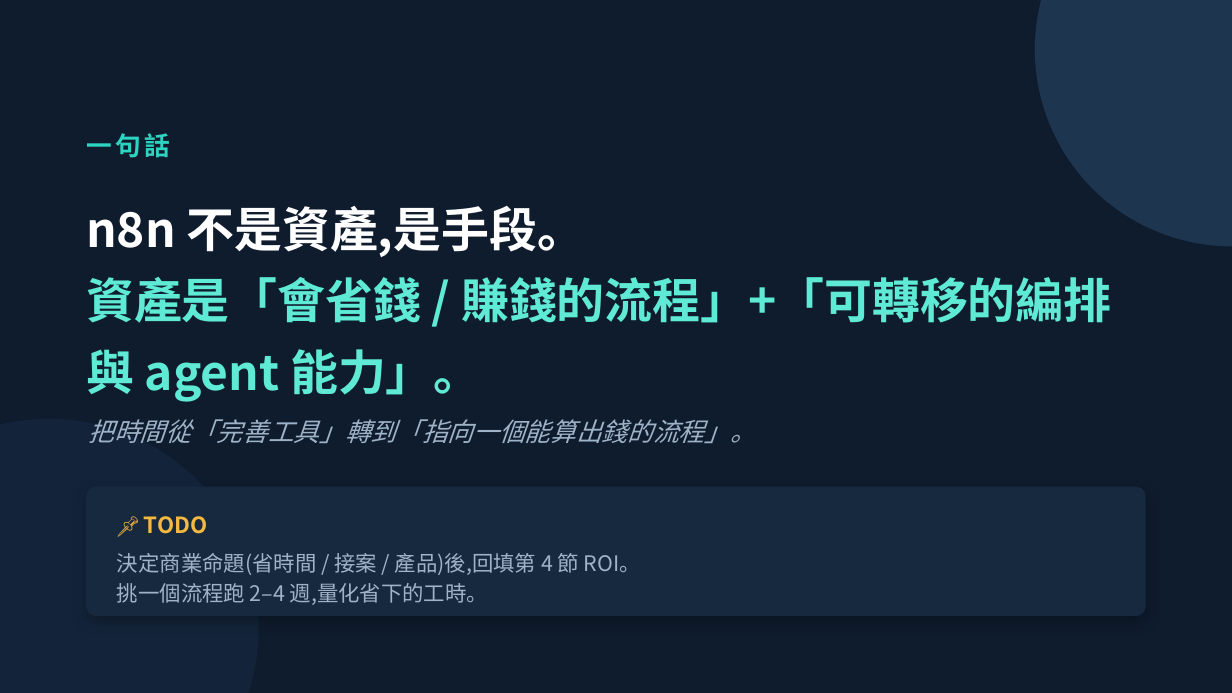
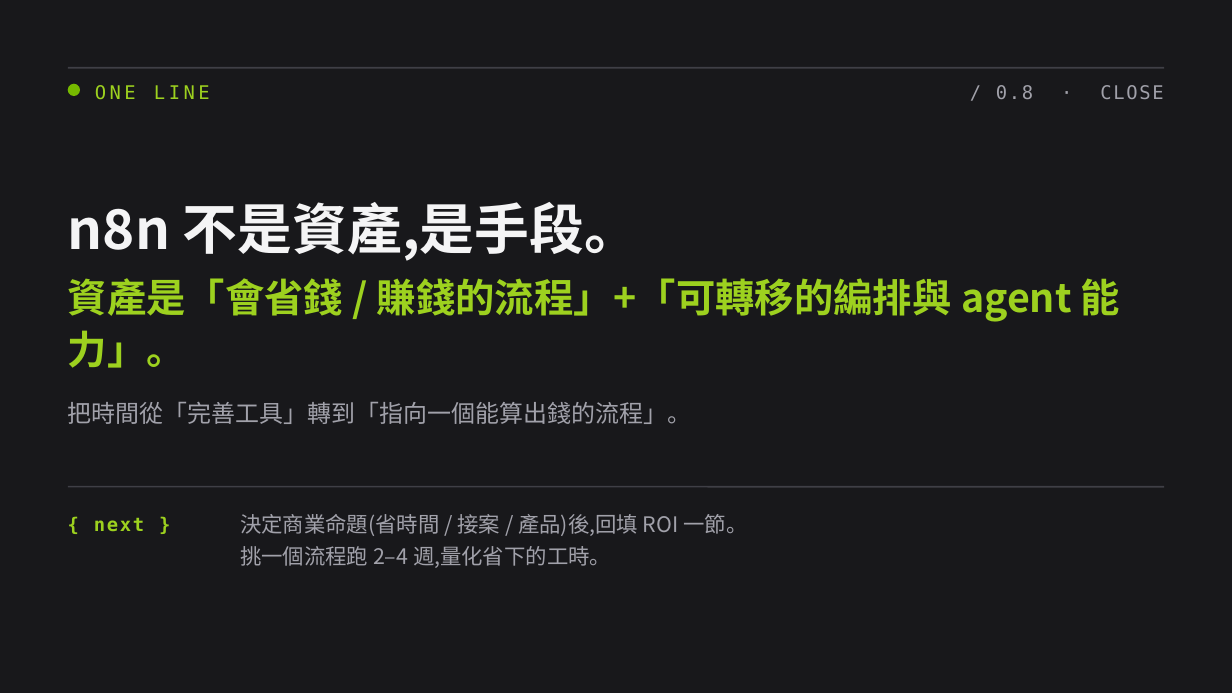
Before and after one commit to VistwinDev/VistwinDev.github.io, a slide deck: slide 9 of content/98 資料/Strategy/2026-06-25_n8n-stack-ROI.pptx. Drawn at 1232x693 pixels with LibreOffice and Linux fonts; fonts in the diff are those of the drawing. Boxes give left, top, right and bottom in pixels: in the first picture for what was removed or moved away, otherwise in the second. Text is boxed around its words. In the diff, an @@ line names an element or a change of style, - is before the commit and + after.

```diff
--- a/content/98 資料/Strategy/2026-06-25_n8n-stack-ROI.pptx
+++ b/content/98 資料/Strategy/2026-06-25_n8n-stack-ROI.pptx
@@ background #0F1C2E to #18181B @@
@@ ellipse removed at box(1035, 0, 1232, 246) @@
@@ line added from (68, 68) to (1164, 68), #3F3F46 1 pt @@
@@ ellipse added at box(68, 84, 80, 96), fill #76B900 @@
@@ text added at box(95, 85, 210, 100), 11 pt, text #9DD11F @@
+ONE LINE
@@ text added at box(996, 85, 1164, 99), 11 pt, text #A1A1AA @@
+/ 0.8 · CLOSE
@@ text removed at box(86, 133, 170, 158) @@
-一句話
@@ text added at box(68, 202, 639, 261), 32 pt, text #F4F4F5, bold @@
+n8n 不是資產,是手段。
@@ text at box(86, 206, 585, 257): paragraph removed @@
-n8n 不是資產,是手段。
@@ text "資產是「會省錢 / 賺錢的流程」+「可轉移的編排與 agent 能力」。": place and size @@
-text "資產是「會省錢 / 賺錢的流程」+「可轉移的編排與 agent 能力」。" at box(86, 206, 1111, 402)
+text "資產是「會省錢 / 賺錢的流程」+「可轉移的編排與 agent 能力」。" at box(68, 278, 1120, 368)
@@ text "資產是「會省錢 / 賺錢的流程」+「可轉移的編排與 agent 能力」。" at box(68, 278, 1120, 368): size 28 to 23 pt, font Noto Sans CJK SC to Noto Sans CJK TC, text colour #5EEAD4 to #9DD11F; line spacing 1.25 to 1.1; vertical alignment top to middle @@
@@ text "把時間從「完善工具」轉到「指向一個能算出錢的流程」。": place and size @@
-text "把時間從「完善工具」轉到「指向一個能算出錢的流程」。" at box(89, 419, 756, 443)
+text "把時間從「完善工具」轉到「指向一個能算出錢的流程」。" at box(68, 402, 692, 424)
@@ text "把時間從「完善工具」轉到「指向一個能算出錢的流程」。" at box(68, 402, 692, 424): size 15 to 14 pt, font Noto Sans CJK SC to Noto Sans CJK TC, text colour #9FB3C8 to #A1A1AA, italic off @@
@@ ellipse removed at box(0, 419, 259, 693) @@
@@ line added from (68, 487) to (1164, 487), #3F3F46 1 pt @@
@@ rounded rectangle removed at box(86, 487, 1146, 616) @@
@@ text "決定商業命題(省時間 / 接案 / 產品)後,回填 ...": place and size @@
-text "決定商業命題(省時間 / 接案 / 產品)後,回填 ..." at box(117, 553, 641, 605)
+text "決定商業命題(省時間 / 接案 / 產品)後,回填 ..." at box(240, 514, 747, 568)
@@ text "決定商業命題(省時間 / 接案 / 產品)後,回填 ..." at box(240, 514, 747, 568): vertical alignment middle to top @@
@@ text added at box(94, 518, 145, 532), 11 pt, text #9DD11F, bold @@
+{ next }
@@ text removed at box(144, 516, 207, 534) @@
-📌 TODO
@@ text at box(240, 514, 747, 536): text changed; font Noto Sans CJK SC to Noto Sans CJK TC; text colour #9FB3C8 to #A1A1AA @@
-決定商業命題(省時間 / 接案 / 產品)後,回填第 4 節 ROI。
+決定商業命題(省時間 / 接案 / 產品)後,回填 ROI 一節。
@@ text at box(240, 546, 611, 568): font Noto Sans CJK SC to Noto Sans CJK TC, text colour #9FB3C8 to #A1A1AA in "挑一個流程跑 2–4 週,量化省下的工時。"; line spacing 1.15 to 1.25 @@
```
Also in this commit, not shown: 8 other slides changed.
